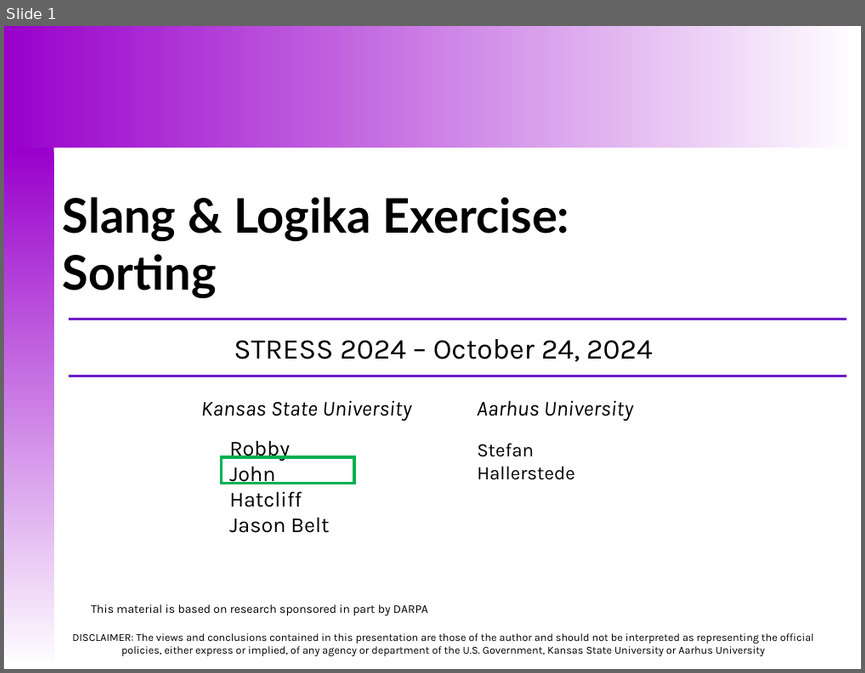
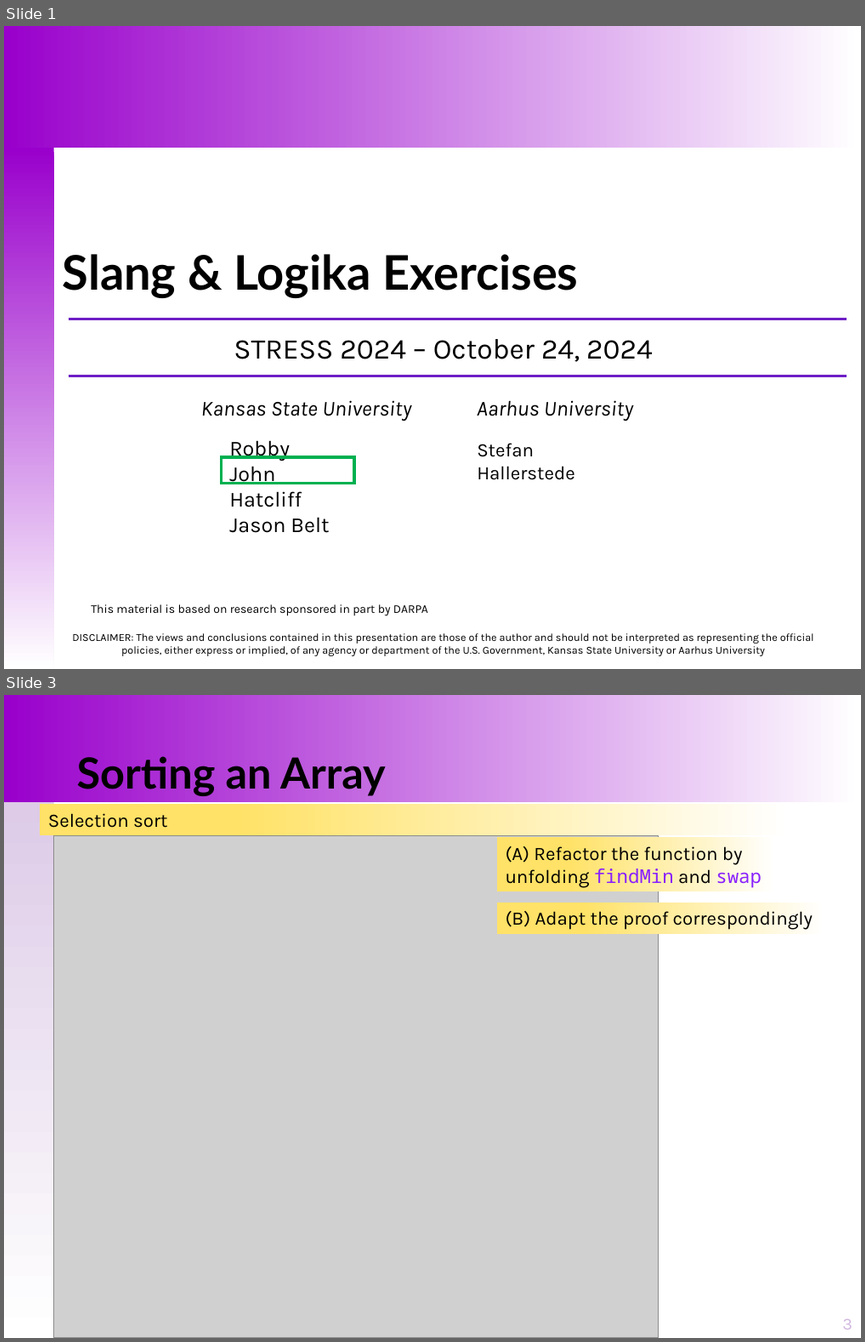
Before and after one commit to santoslab/stress24, a slide deck: slides/M-02-03-Exercise-Sorting.pptx. Shown one above the other, each under a label of ours: slide 1 before the commit, slides 1 and 3 after it; the slides between them are not shown. The pictures are 865x673 and 865x1342 pixels, drawn with LibreOffice and Linux fonts; fonts in the diff are those of the drawing; grey boxes stand for pictures. Boxes give left, top, right and bottom in pixels: in the first picture for what was removed or moved away, otherwise in the second. Text is boxed around its words. In the diff, an @@ line names an element or a change of style, - is before the commit and + after.

```diff
--- a/slides/M-02-03-Exercise-Sorting.pptx
+++ b/slides/M-02-03-Exercise-Sorting.pptx
@@ slide 3 added at (4, 695, 861, 1338), background #FFFFFF @@
@@ rectangle added at (4, 695, 861, 802), fill gradient #9900CC to #FFFFFF @@
@@ title added at (77, 756, 386, 796), 36 pt, text #000000, bold @@
+Sorting an Array
@@ rectangle added at (5, 801, 54, 1337), fill gradient #DDCBE7 to #FFFFFF @@
@@ rectangle added at (40, 804, 791, 835), fill gradient #FFFFFF to #FFE267, 16 pt, text #000000 @@
+Selection sort
@@ picture added at (53, 835, 658, 1338) @@
@@ rectangle added at (497, 837, 775, 892), fill gradient #FFFFFF to #FFE267, 16 pt, text #000000 @@
+(A) Refactor the function by unfolding findMin and swap
@@ rectangle added at (497, 902, 825, 934), fill gradient #FFFFFF to #FFE267, 16 pt, text #000000 @@
+(B) Adapt the proof correspondingly
@@ page number added at (842, 1319, 852, 1329), 14 pt, text #D0B6DE @@
+3
@@ slide 1 changed as well @@
@@ title at (63, 254, 578, 298): text changed @@
-Slang & Logika Exercise:
-Sorting
+Slang & Logika Exercises
```
Also in this commit, not shown: 1 other slide changed, 6 other files.
